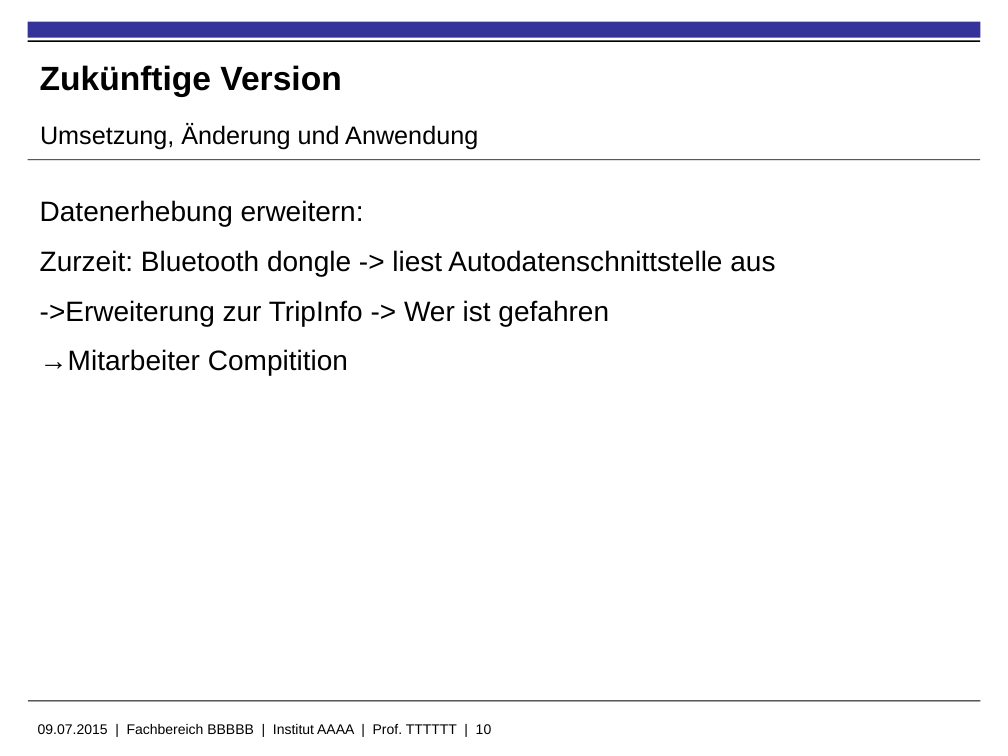
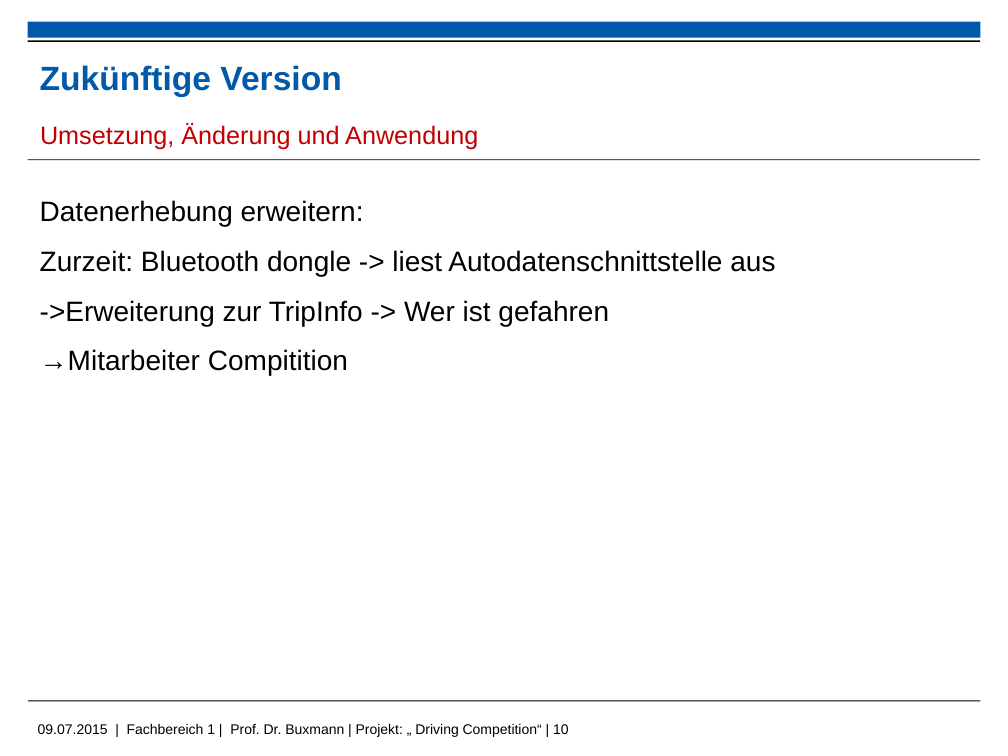
Before and after one commit to kolhagen/drivingcompetition, a slide deck: slide 10 of Big Data - Driving Compitiion.pptx. Drawn at 1008x756 pixels with LibreOffice and Linux fonts; fonts in the diff are those of the drawing; background and template pictures are left out. Boxes give left, top, right and bottom in pixels: in the first picture for what was removed or moved away, otherwise in the second. Text is boxed around its words. In the diff, an @@ line names an element or a change of style, - is before the commit and + after.

```diff
--- a/Big Data - Driving Compitiion.pptx
+++ b/Big Data - Driving Compitiion.pptx
@@ rectangle at [27, 22, 980, 38]: fill #333399 to #005AA9 @@
@@ title "Zukünftige Version" at [40, 65, 341, 97]: text colour #000000 to #005AA9 @@
@@ text "Umsetzung, Änderung und Anwendung" at [40, 123, 478, 149]: text colour #000000 to #C00000 @@
@@ text at [38, 724, 569, 737]: text changed @@
-09.07.2015 | Fachbereich BBBBB | Institut AAAA | Prof. TTTTTT | 10
+09.07.2015 | Fachbereich 1 | Prof. Dr. Buxmann | Projekt: „ Driving Competition“ | 10
```
Also in this commit, not shown: 11 other slides changed.
